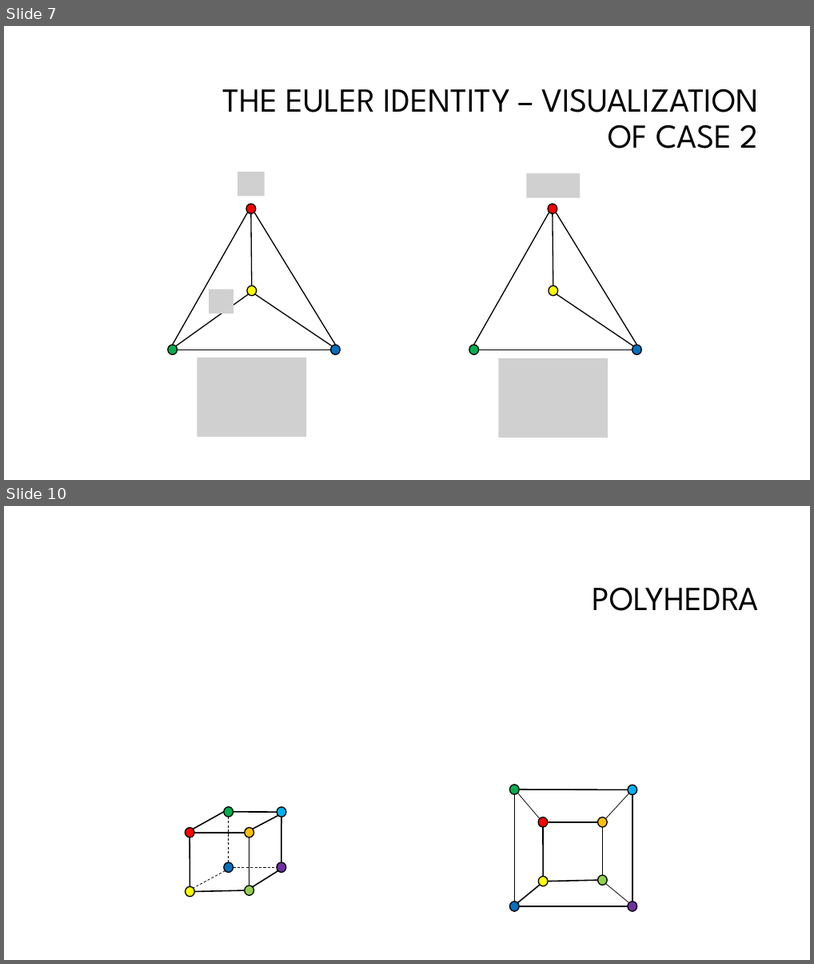
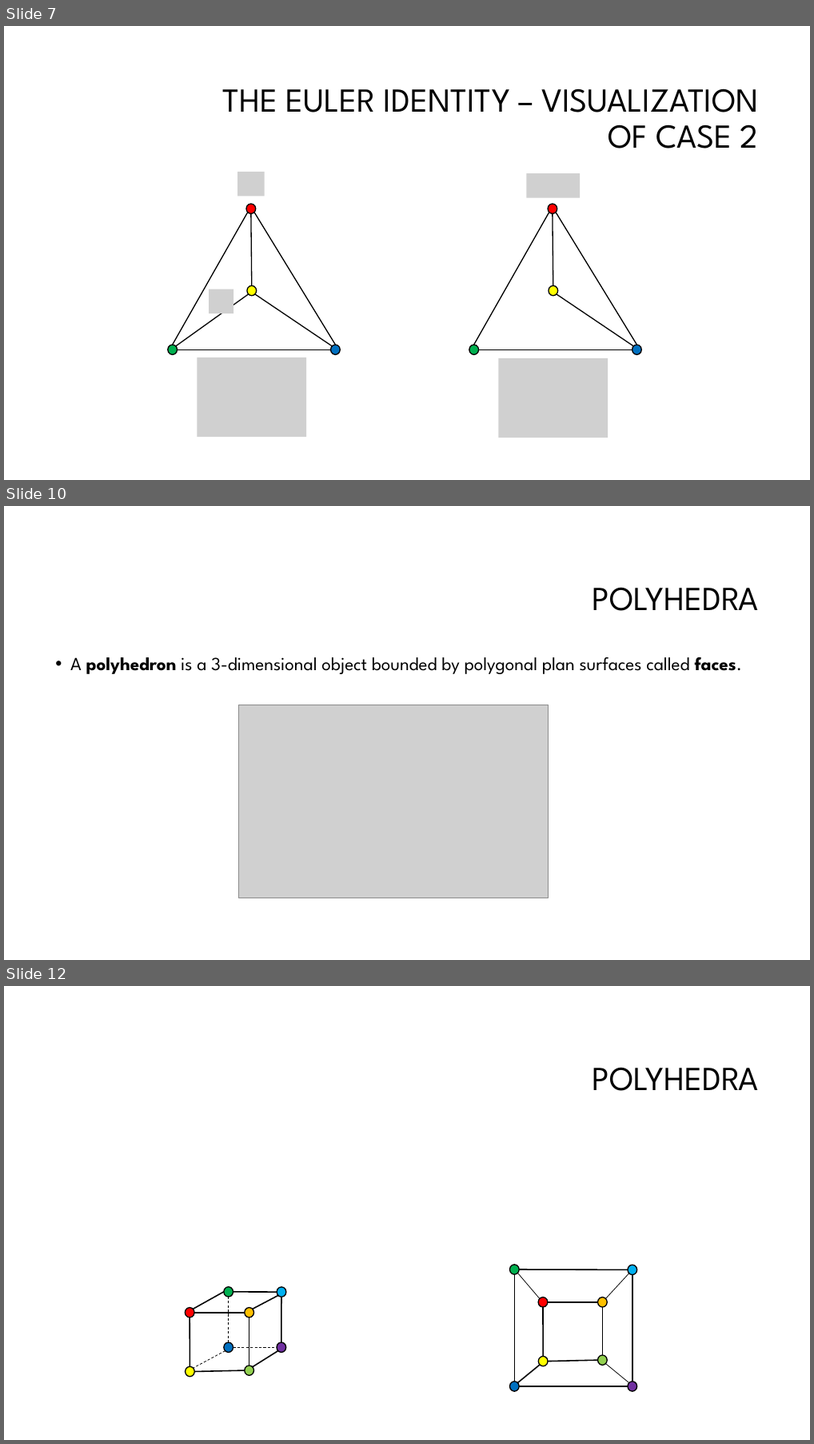
Before and after one commit to HylianAdventurer/Jarons-CSC591-Playground, a slide deck: Topic 3 - Planar and Nonplanar graphs/Presentations/Chapter 10.1 - The Euler Identity.pptx. Shown one above the other, each under a label of ours: slides 7 and 10 before the commit, slides 7, 10 and 12 after it; the slides between them are not shown. The pictures are 814x964 and 814x1444 pixels, drawn with LibreOffice and Linux fonts; fonts in the diff are those of the drawing; grey boxes stand for pictures; background and template pictures are left out. Boxes give left, top, right and bottom in pixels: in the first picture for what was removed or moved away, otherwise in the second. Text is boxed around its words. In the diff, an @@ line names an element or a change of style, - is before the commit and + after.

```diff
--- a/Topic 3 - Planar and Nonplanar graphs/Presentations/Chapter 10.1 - The Euler Identity.pptx
+++ b/Topic 3 - Planar and Nonplanar graphs/Presentations/Chapter 10.1 - The Euler Identity.pptx
@@ slide 10 added at (4,506,810,960), background #FFFFFF @@
@@ title added at (593,587,759,611), 40 pt, text #000000 @@
+POLYHEDRA
@@ text added at (70,657,742,674), 22 pt, text #000000 @@
+• A polyhedron is a 3-dimensional object bounded by polygonal plan surfaces called faces.
@@ picture added at (239,704,549,897) @@
@@ what was slide 10 is now slide 12 @@
```
Also in this commit, not shown: 2 slides changed, 5 other slides added.
